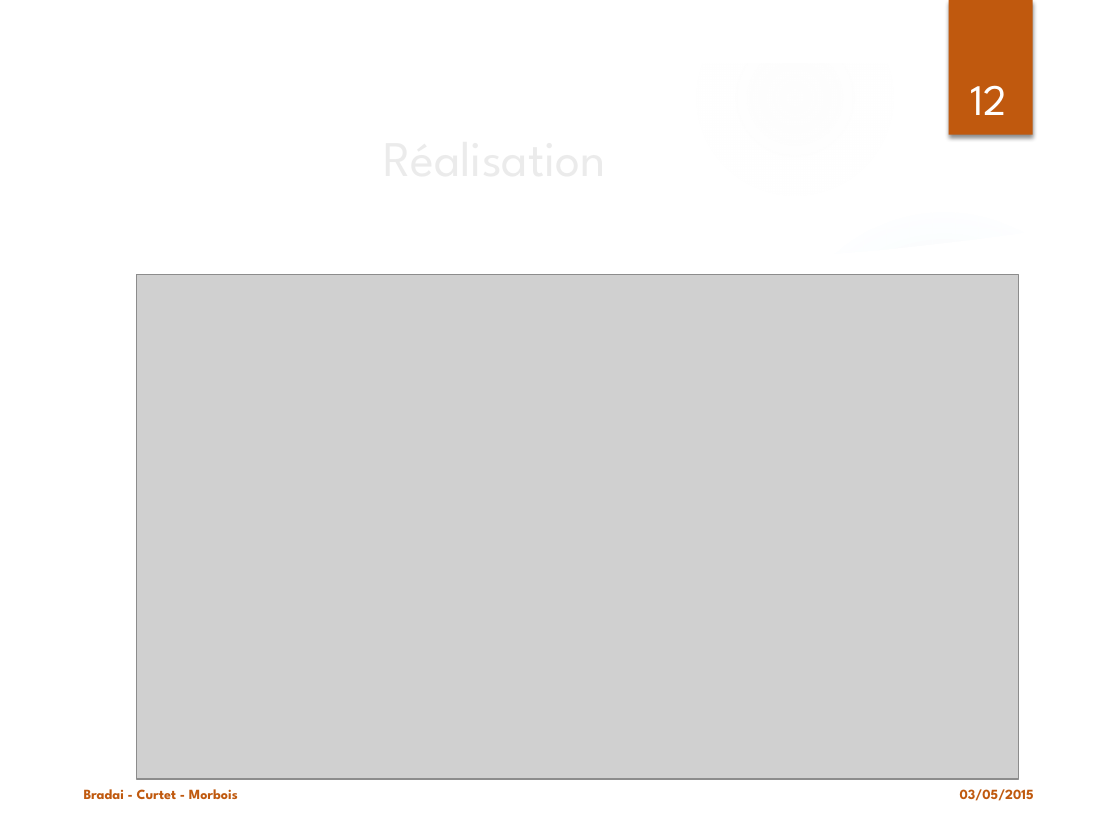
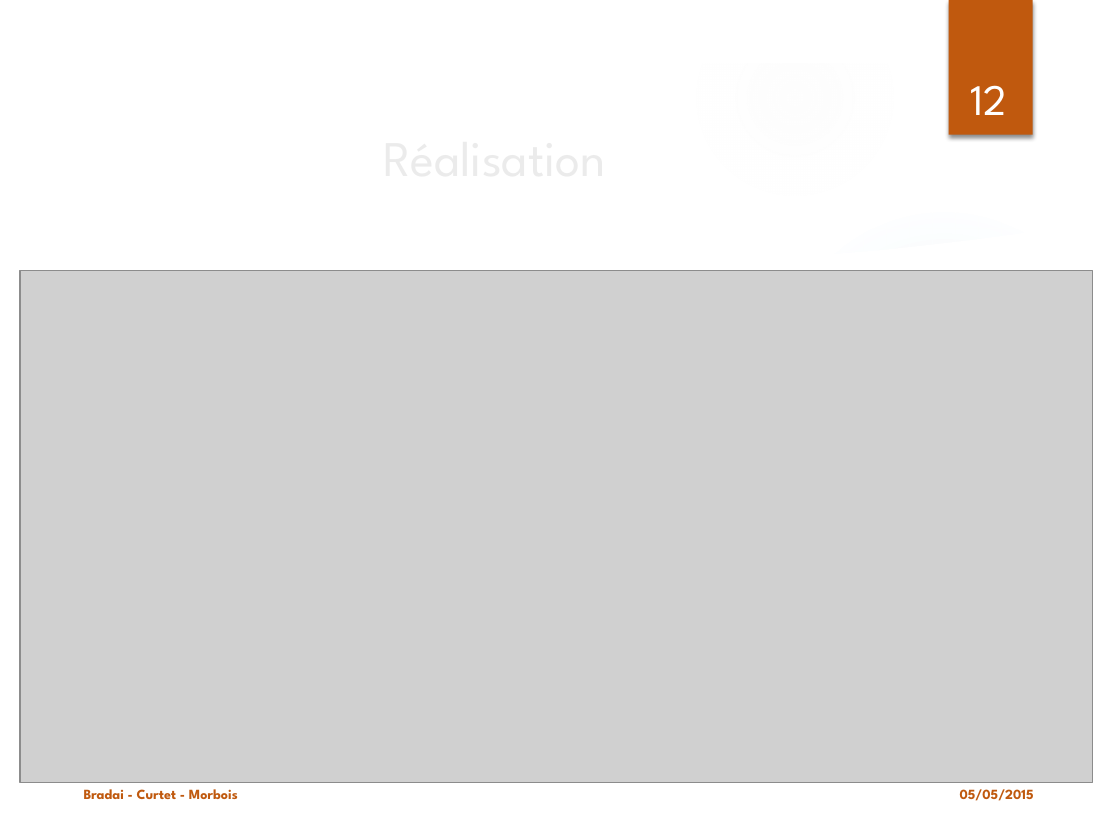
Before and after one commit to haithambradai/archi-velo, a slide deck: slide 12 of Projet ArchiWeb.pptx. Drawn at 1120x840 pixels with LibreOffice and Linux fonts; fonts in the diff are those of the drawing; grey boxes stand for pictures; background and template pictures are left out. Boxes give left, top, right and bottom in pixels: in the first picture for what was removed or moved away, otherwise in the second. Text is boxed around its words. In the diff, an @@ line names an element or a change of style, - is before the commit and + after.

```diff
--- a/Projet ArchiWeb.pptx
+++ b/Projet ArchiWeb.pptx
@@ picture: place and size @@
-picture at box(137, 274, 1018, 778)
+picture at box(20, 270, 1092, 783)
@@ text at box(960, 789, 1034, 801): text changed @@
-03/05/2015
+05/05/2015
```
Also in this commit, not shown: 12 other slides changed.
